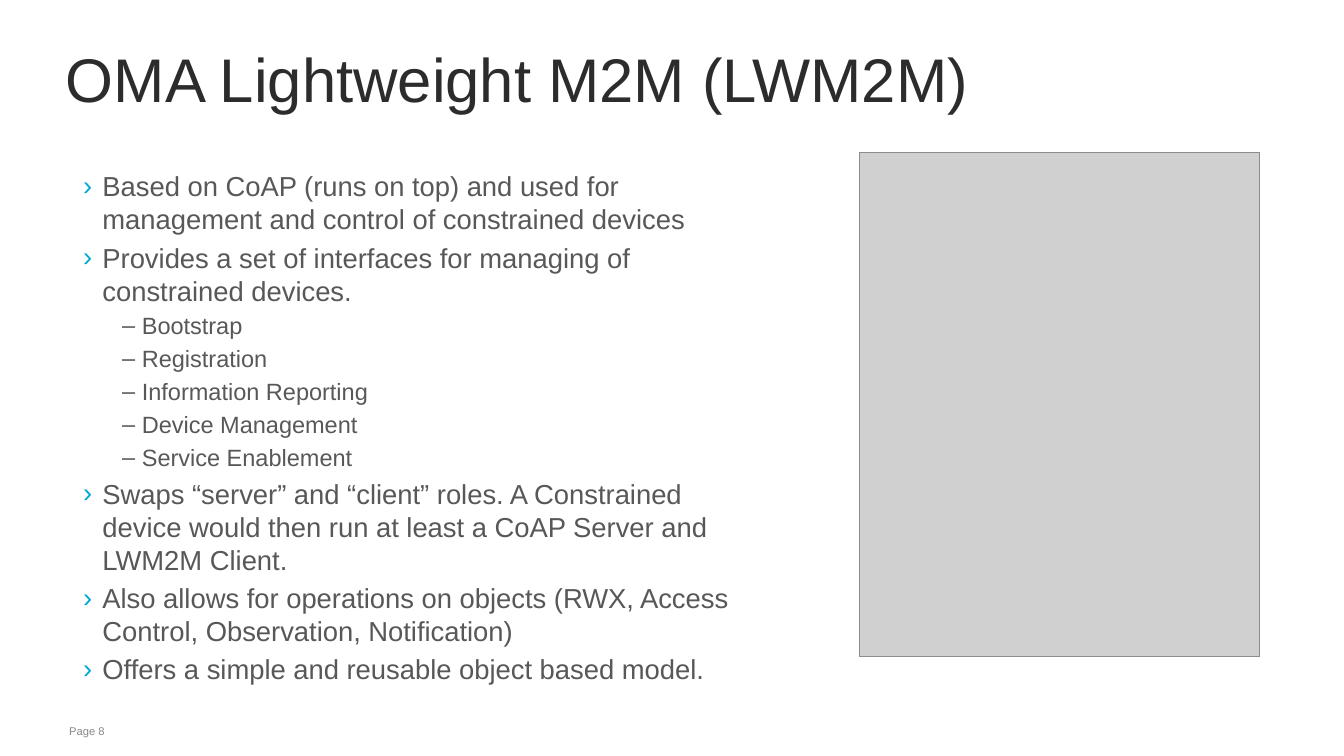
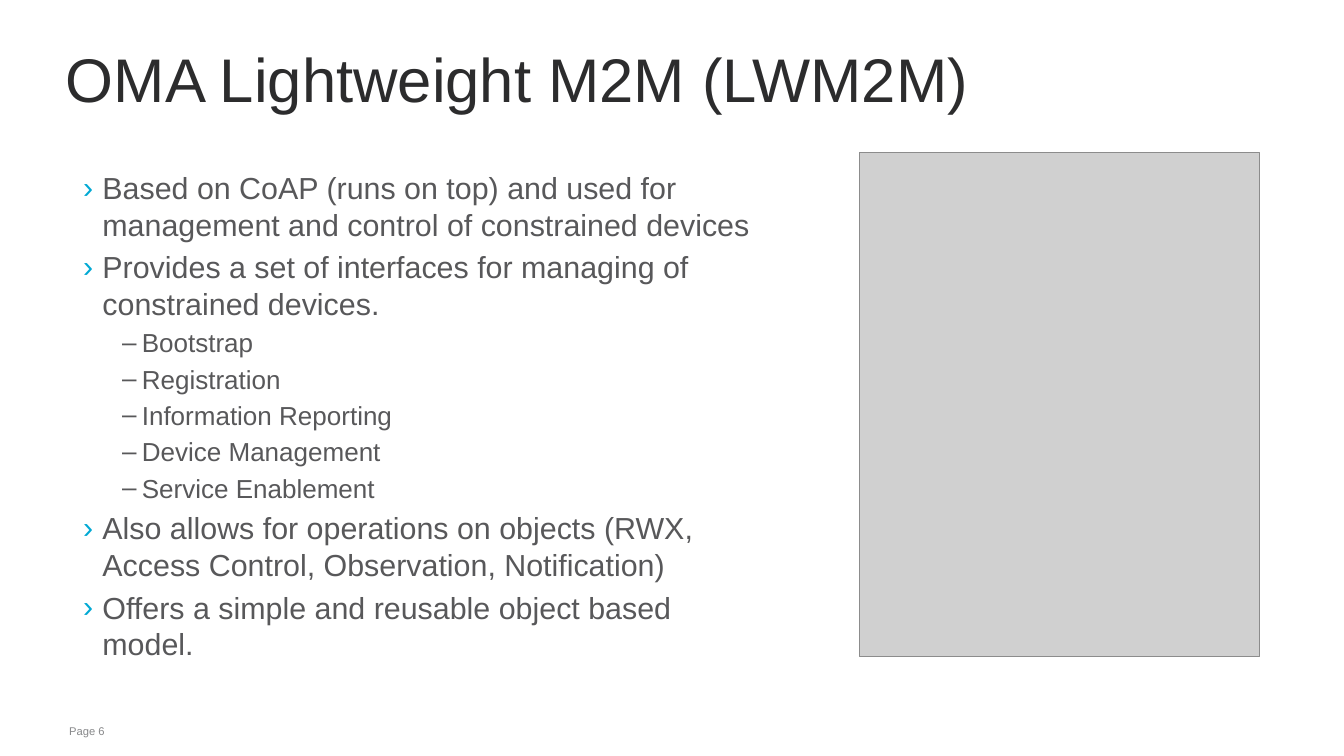
Before and after one commit to jaimejim/iot-playground, a slide deck: slide 6 of Documentation/IPSO_Intro_W3C.pptx (slide 8 before the commit). Drawn at 1344x756 pixels with LibreOffice and Linux fonts; fonts in the diff are those of the drawing; grey boxes stand for pictures; background and template pictures are left out. Boxes give left, top, right and bottom in pixels: in the first picture for what was removed or moved away, otherwise in the second. Text is boxed around its words. In the diff, an @@ line names an element or a change of style, - is before the commit and + after.

```diff
--- a/Documentation/IPSO_Intro_W3C.pptx
+++ b/Documentation/IPSO_Intro_W3C.pptx
@@ text "Based on CoAP (runs on ..." at (x1=102, y1=177, x2=749, y2=656): size 19.6 to 21.7 pt in "Based on CoAP (runs on top) and ...", "Provides a set of interfaces for managing ...", "Also allows for operations on objects (RWX, ...", "Offers a simple and reusable object based ..."; size 16.8 to 18.6 pt in "Bootstrap", "Registration", "Information Reporting", "Device Management" and 1 more places @@
@@ text at (x1=102, y1=484, x2=707, y2=571): paragraph removed @@
-› Swaps “server” and “client” roles. A Constrained device would then run at least a CoAP Server and LWM2M Client.
```
Also in this commit, not shown: 6 other slides changed, 1 slide removed.
